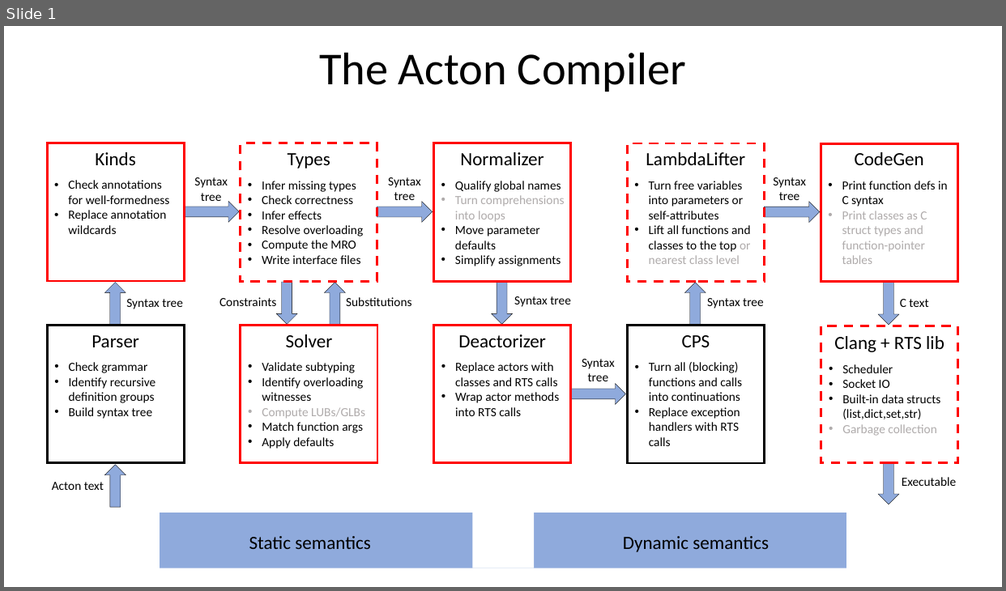
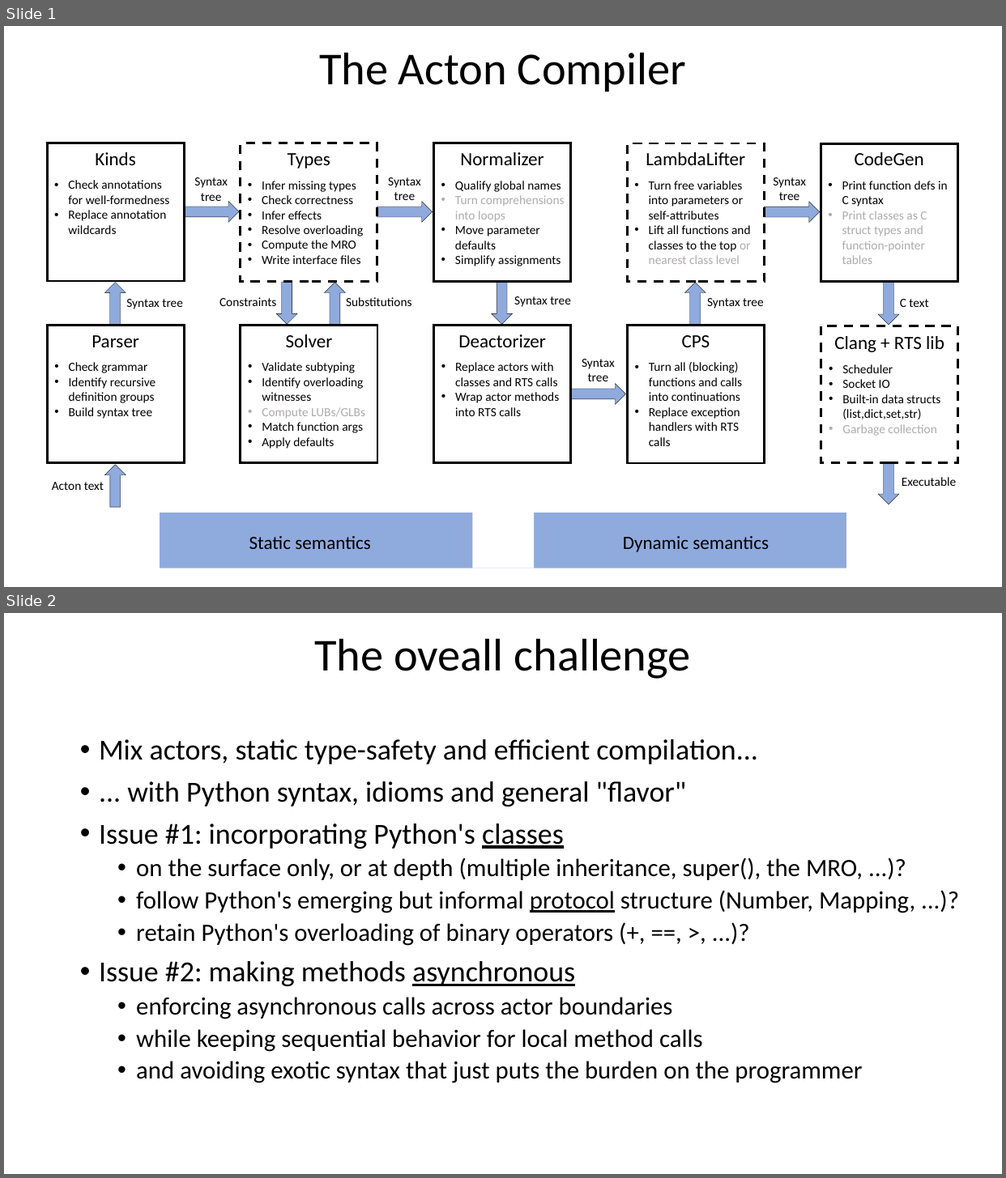
Before and after one commit to actonlang/acton, a slide deck: ActonCompiler.pptx. Shown one above the other, each under a label of ours: slide 1 before the commit, slides 1 and 2 after it. The pictures are 1006x591 and 1006x1178 pixels, drawn with LibreOffice and Linux fonts; fonts in the diff are those of the drawing. Boxes give left, top, right and bottom in pixels: in the first picture for what was removed or moved away, otherwise in the second. Text is boxed around its words. In the diff, an @@ line names an element or a change of style, - is before the commit and + after.

```diff
--- a/ActonCompiler.pptx
+++ b/ActonCompiler.pptx
@@ slide 2 added at (4, 613, 1002, 1174), background #FFFFFF @@
@@ title added at (314, 638, 691, 679), 44 pt, text #000000 @@
+The oveall challenge
@@ text added at (99, 739, 915, 1084), 24 pt, text #000000 @@
+• Mix actors, static type-safety and efficient compilation...
+• ... with Python syntax, idioms and general "flavor"
+• Issue #1: incorporating Python's classes
+  • on the surface only, or at depth (multiple inheritance, super(), the MRO, ...)?
+  • follow Python's emerging but informal protocol structure (Number, Mapping, ...)?
+  • retain Python's overloading of binary operators (+, ==, >, ...)?
+• Issue #2: making methods asynchronous
+  • enforcing asynchronous calls across actor boundaries
+  • while keeping sequential behavior for local method calls
+  • and avoiding exotic syntax that just puts the burden on the programmer
@@ slide 1 changed as well @@
@@ outline #FF0000 2.25 pt to #000000 2.25 pt in 5 elements at (47, 143, 184, 281), (434, 143, 571, 281), (241, 326, 377, 463), (434, 326, 571, 463), (820, 143, 957, 281) @@
@@ outline #FF0000 2.25 pt dashed to #000000 2.25 pt dashed in 3 elements at (241, 143, 377, 281), (628, 143, 765, 281), (820, 327, 957, 463) @@
```
Also in this commit, not shown: 1 other slide changed, 4 other slides added.
